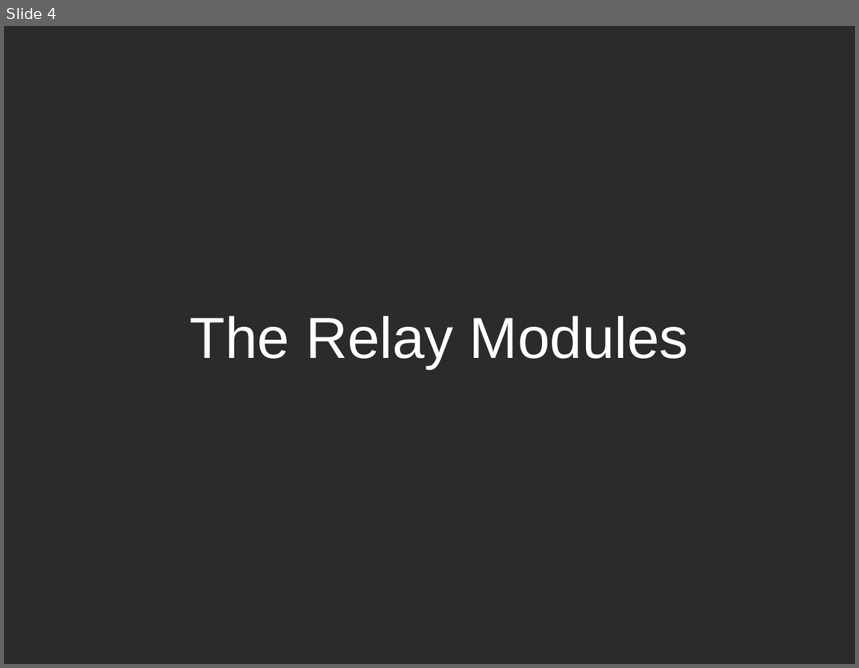
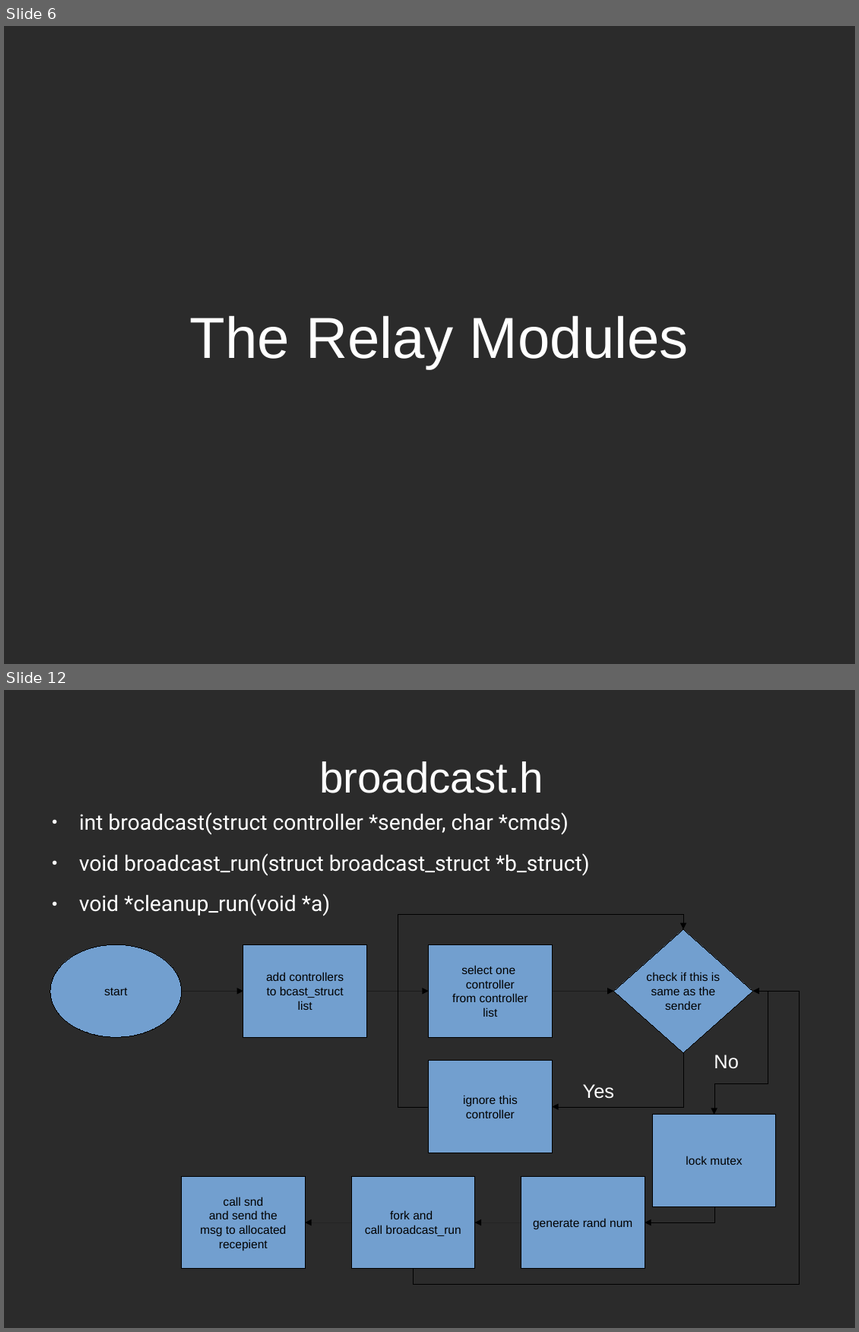
Before and after one commit to r0ck3r008/sdn-proj, a slide deck: review.odp. Shown one above the other, each under a label of ours: slide 4 before the commit, slides 6 and 12 after it; the slides between them are not shown. The pictures are 859x668 and 859x1332 pixels, drawn with LibreOffice and Linux fonts; fonts in the diff are those of the drawing; background and template pictures are left out; a plain dark background stands for a picture behind light text. Boxes give left, top, right and bottom in pixels: in the first picture for what was removed or moved away, otherwise in the second. Text is boxed around its words. In the diff, an @@ line names an element or a change of style, - is before the commit and + after.

```diff
--- a/review.odp
+++ b/review.odp
@@ slide 12 added at (4, 690, 855, 1328), background picture (left out) @@
@@ title added at (319, 761, 544, 793), 40 pt, text #FFFFFF @@
+broadcast.h
@@ text added at (79, 812, 590, 916), 20 pt, text #FFFFFF @@
+● int broadcast(struct controller *sender, char *cmds)
+● void broadcast_run(struct broadcast_struct *b_struct)
+● void *cleanup_run(void *a)
@@ elbow arrow added from (429, 1107) to (683, 929), #000000 0 pt @@
@@ diamond added at (614, 929, 753, 1053), fill #729FCF, outline #000000 0 pt, 11 pt, text #000000 @@
+check if this is
+same as the
+sender
@@ ellipse added at (50, 945, 182, 1037), fill #729FCF, outline #000000 0 pt, 11 pt, text #000000 @@
+start
@@ rectangle added at (243, 945, 367, 1037), fill #729FCF, outline #000000 0 pt, 11 pt, text #000000 @@
+add controllers
+to bcast_struct
+list
@@ rectangle added at (429, 945, 553, 1037), fill #729FCF, outline #000000 0 pt, 11 pt, text #000000 @@
+select one
+controller
+from controller
+list
@@ arrow added from (182, 991) to (243, 991), #000000 0 pt @@
@@ arrow added from (367, 991) to (429, 991), #000000 0 pt @@
@@ elbow arrow added from (414, 1269) to (753, 991), #000000 0 pt @@
@@ arrow added from (553, 991) to (614, 991), #000000 0 pt @@
@@ elbow arrow added from (753, 991) to (715, 1115), #000000 0 pt @@
@@ elbow arrow added from (683, 1053) to (553, 1107), #000000 0 pt @@
@@ rectangle added at (429, 1061, 553, 1154), fill #729FCF, outline #000000 0 pt, 11 pt, text #000000 @@
+ignore this
+controller
@@ text added at (714, 1055, 738, 1069), 18 pt, text #FFFFFF @@
+No
@@ text added at (583, 1084, 614, 1099), 18 pt, text #FFFFFF @@
+Yes
@@ rectangle added at (653, 1115, 776, 1208), fill #729FCF, outline #000000 0 pt, 11 pt, text #000000 @@
+lock mutex
@@ rectangle added at (182, 1176, 305, 1269), fill #729FCF, outline #000000 0 pt, 11 pt, text #000000 @@
+call snd
+and send the
+msg to allocated
+recepient
@@ rectangle added at (351, 1176, 475, 1269), fill #729FCF, outline #000000 0 pt, 11 pt, text #000000 @@
+fork and
+call broadcast_run
@@ rectangle added at (522, 1176, 645, 1269), fill #729FCF, outline #000000 0 pt, 11 pt, text #000000 @@
+generate rand num
@@ elbow arrow added from (715, 1208) to (645, 1223), #000000 0 pt @@
@@ arrow added from (351, 1223) to (305, 1223), #000000 0 pt @@
@@ arrow added from (522, 1223) to (475, 1223), #000000 0 pt @@
@@ what was slide 4 is now slide 6 @@
```
Also in this commit, not shown: 4 slides changed, 16 other slides added, 5 slides removed, 1 other file.
